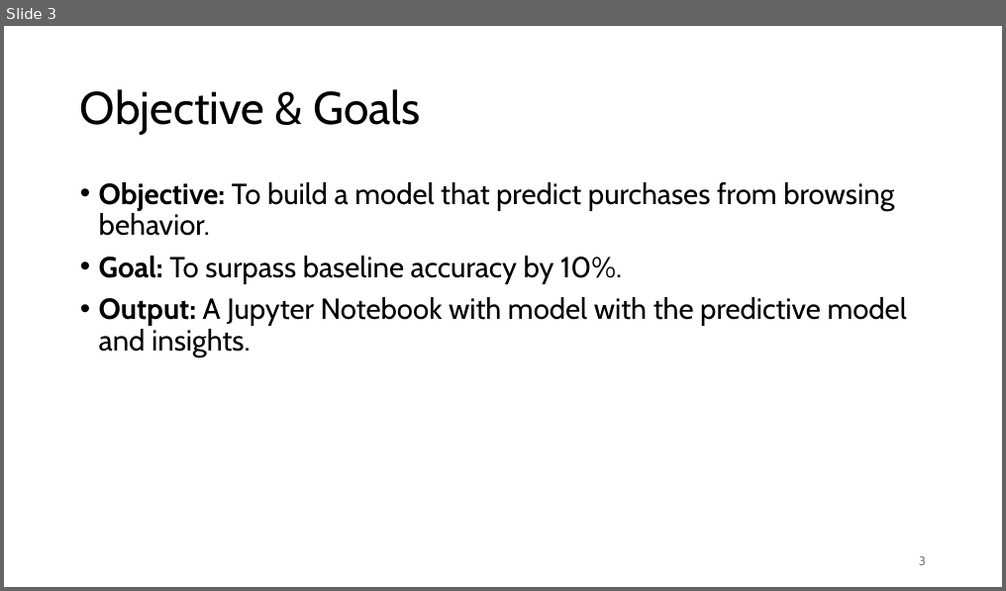
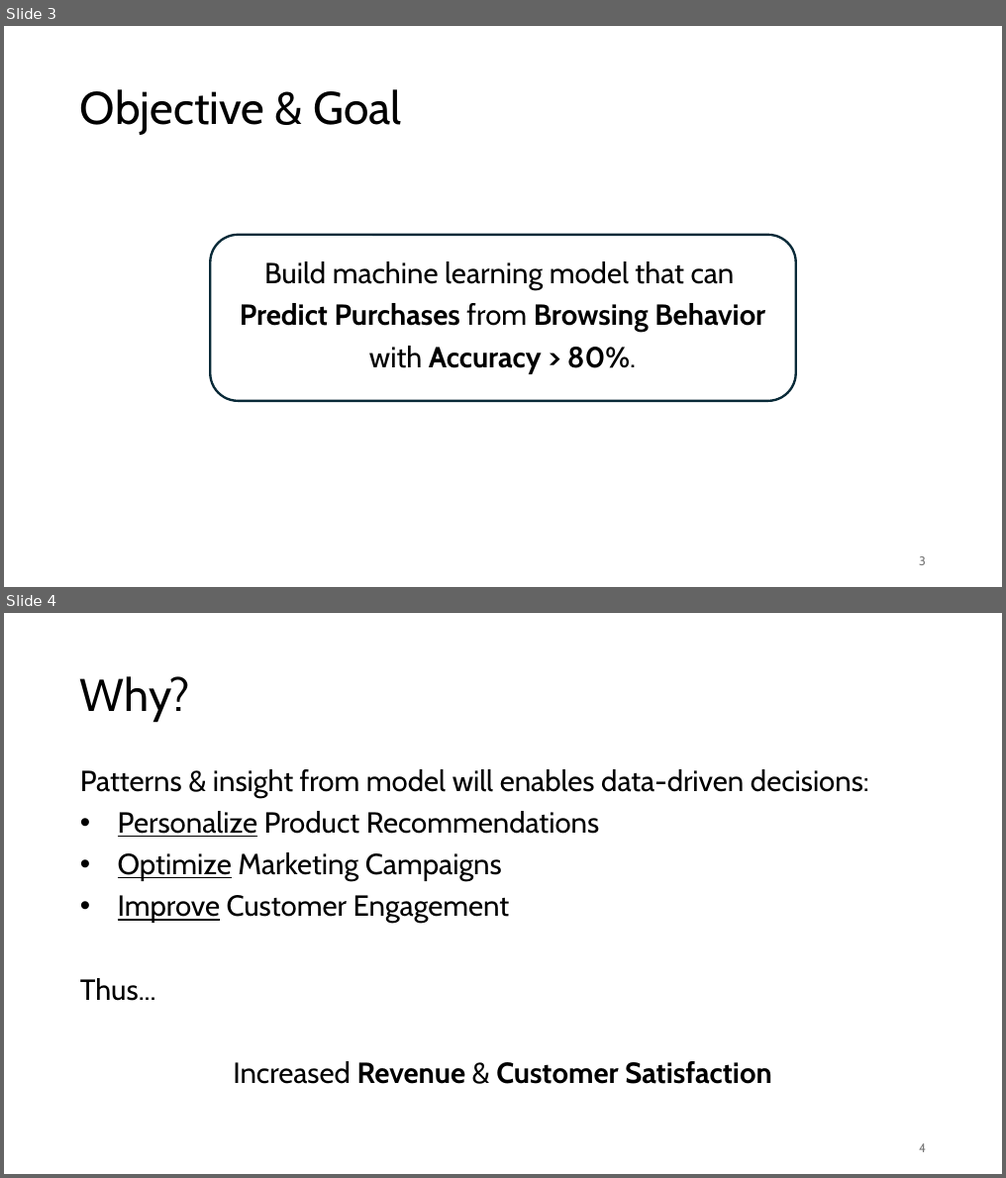
Before and after one commit to mzfauzi89/Capstone-Project, a slide deck: CP_Online Shopper Purchase Prediction.pptx. Shown one above the other, each under a label of ours: slide 3 before the commit, slides 3 and 4 after it. The pictures are 1006x591 and 1006x1178 pixels, drawn with LibreOffice and Linux fonts; fonts in the diff are those of the drawing; background and template pictures are left out. Boxes give left, top, right and bottom in pixels: in the first picture for what was removed or moved away, otherwise in the second. Text is boxed around its words. In the diff, an @@ line names an element or a change of style, - is before the commit and + after.

Commit message:
Update CP_Online Shopper Purchase Prediction

```diff
--- a/CP_Online Shopper Purchase Prediction.pptx
+++ b/CP_Online Shopper Purchase Prediction.pptx
@@ slide 4 added at [4,613,1002,1174], background #FFFFFF @@
@@ title added at [80,676,190,722], 44 pt, text #000000 @@
+Why?
@@ text added at [80,769,869,1084], 28 pt, text #000000 @@
+Patterns & insight from model will enables data-driven decisions:
+• Personalize Product Recommendations
+• Optimize Marketing Campaigns
+• Improve Customer Engagement
+Thus...
+Increased Revenue & Customer Satisfaction
@@ page number added at [919,1144,926,1153], 12 pt, text #797979 @@
+4
@@ slide 3 changed as well @@
@@ title at [80,89,401,135]: text changed @@
-Objective & Goals
+Objective & Goal
@@ rounded rectangle added at [210,235,795,401], fill #FFFFFF, outline #092A39 2.25 pt @@
@@ text at [240,262,765,374]: text changed; bold on @@
-• Objective: To build a model that predict purchases from browsing behavior.
-• Goal: To surpass baseline accuracy by 10%.
-• Output: A Jupyter Notebook with model with the predictive model and insights.
+Build machine learning model that can
+Predict Purchases from Browsing Behavior
+with Accuracy > 80%.
```
Also in this commit, not shown: 9 other slides changed, 4 other slides added, 5 slides removed.
